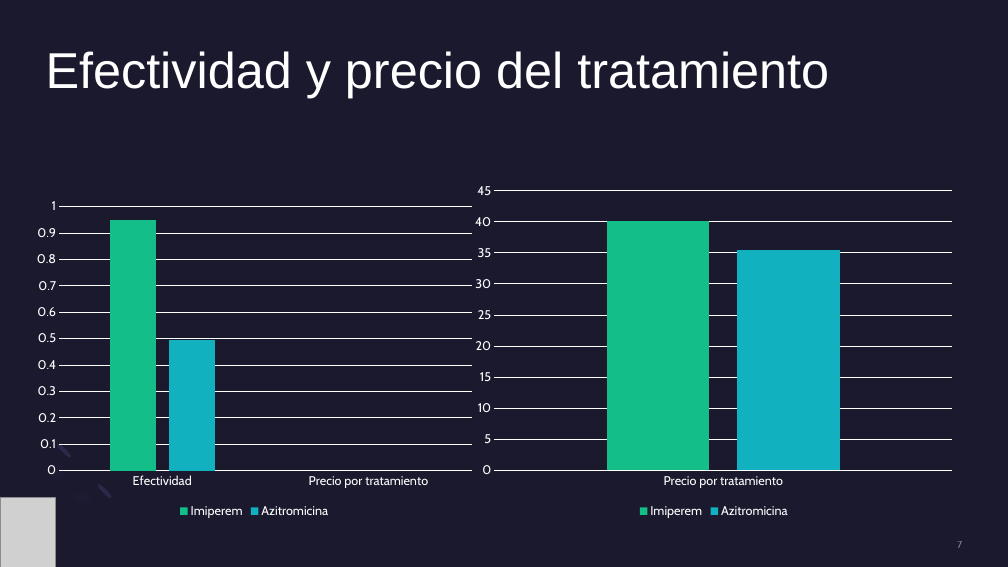
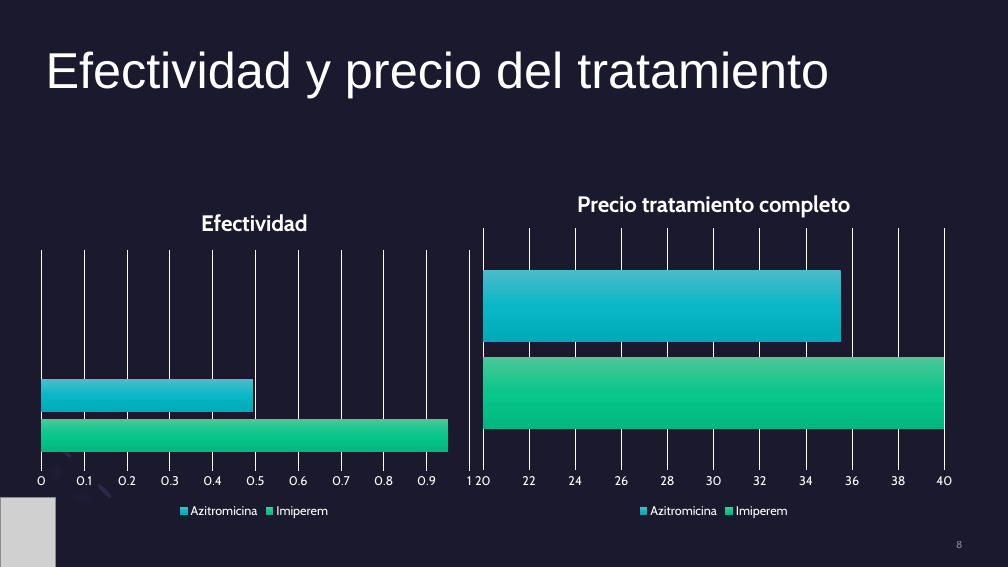
Before and after one commit to marcelo9987/Universidad, a slide deck: slide 8 of C1 S2 Cálculo/tarea3/presentacion.pptx (slide 7 before the commit). Drawn at 1008x567 pixels with LibreOffice and Linux fonts; fonts in the diff are those of the drawing; grey boxes stand for pictures. Boxes give left, top, right and bottom in pixels: in the first picture for what was removed or moved away, otherwise in the second. Text is boxed around its words. In the diff, an @@ line names an element or a change of style, - is before the commit and + after.

```diff
--- a/C1 S2 Cálculo/tarea3/presentacion.pptx
+++ b/C1 S2 Cálculo/tarea3/presentacion.pptx
@@ column chart at [465, 176, 963, 522] @@
@@ column chart to bar chart @@
@@ title "Precio tratamiento completo " added @@
-categories: Precio por tratamiento
+categories: 1
-Imiperem: 40
+Imiperem: 40.1
@@ colour of Imiperem #13BE89 to gradient #4CC997 to #0AC78C to #02B880 @@
-Azitromicina: 36
+Azitromicina: 35.5
@@ colour of Azitromicina #12B1BF to gradient #4CBCCA to #09B8C8 to #01AAB9 @@
@@ category axis changed @@
@@ value axis changed @@
@@ bar spacing changed @@
@@ column chart at [28, 193, 481, 522] @@
@@ column chart to bar chart @@
@@ title "Efectividad " added @@
-categories: Efectividad, Precio por tratamiento
+categories: 1, 2
@@ colour of Imiperem #13BE89 to gradient #4CC997 to #0AC78C to #02B880 @@
@@ colour of Azitromicina #12B1BF to gradient #4CBCCA to #09B8C8 to #01AAB9 @@
@@ category axis changed @@
@@ bar spacing changed @@
@@ page number at [956, 541, 962, 548]: text changed @@
-7
+8
```
Also in this commit, not shown: 11 other slides changed, 7 slides added, 6 slides removed, 49 other files.
